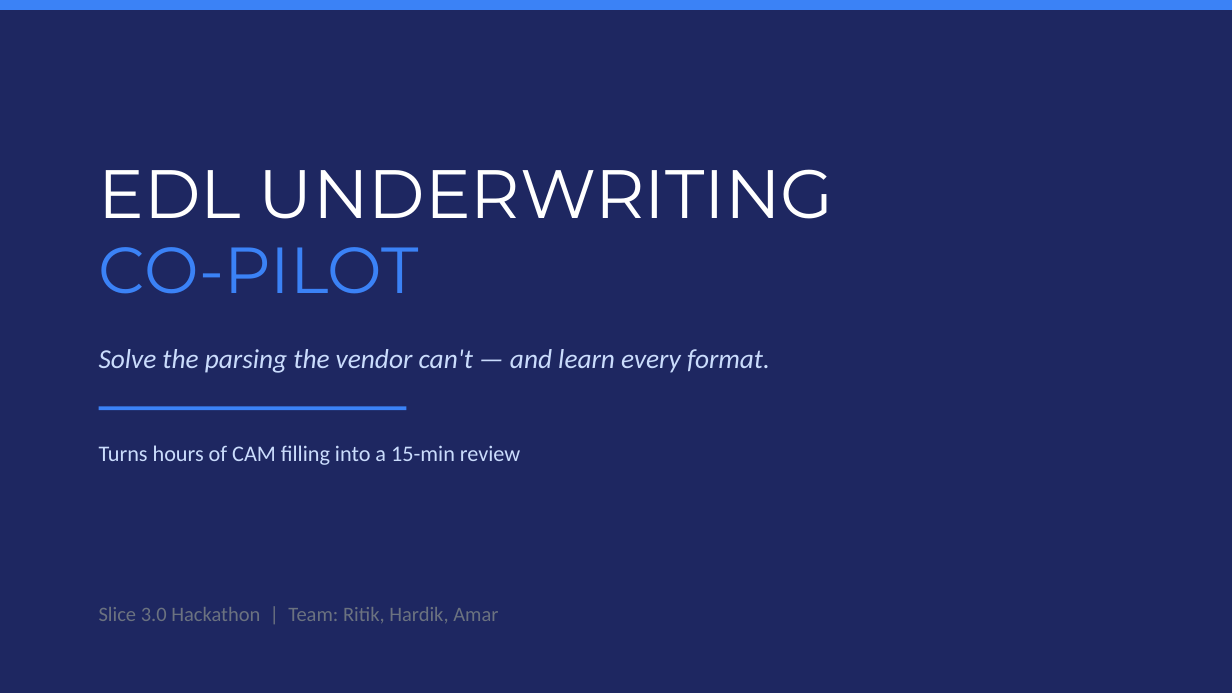
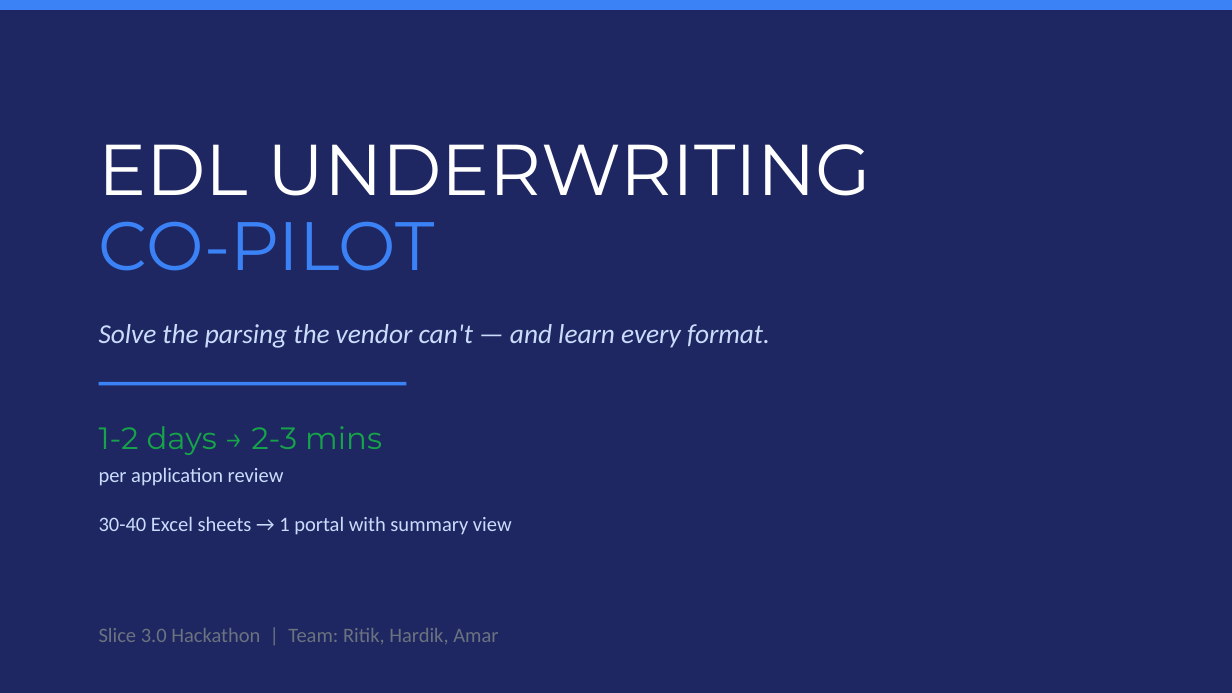
Before and after one commit to Ritik-slice/EDL-PORTAL, a slide deck: slide 1 of presentation/Slice3.0_EDL_Copilot.pptx. Drawn at 1232x693 pixels with LibreOffice and Linux fonts; fonts in the diff are those of the drawing. Boxes give left, top, right and bottom in pixels: in the first picture for what was removed or moved away, otherwise in the second. Text is boxed around its words. In the diff, an @@ line names an element or a change of style, - is before the commit and + after.

```diff
--- a/presentation/Slice3.0_EDL_Copilot.pptx
+++ b/presentation/Slice3.0_EDL_Copilot.pptx
@@ text "EDL UNDERWRITING" at (99,144,871,196): size 40 to 42 pt @@
@@ text "CO-PILOT" at (99,221,435,271): size 38 to 40 pt @@
@@ 3 texts, 1 rectangle: place and size @@
-3 texts, 1 rectangle at (99,169,834,410)
+3 texts, 1 rectangle at (99,144,871,386)
@@ text at (99,426,382,455): text changed; size 13 to 18 pt; font Calibri to Montserrat; text colour #CADCFC to #16A34A @@
-Turns hours of CAM filling into a 15-min review
+1-2 days → 2-3 mins
@@ text added at (99,467,284,486), 12 pt, text #CADCFC @@
+per application review
@@ text added at (99,516,512,535), 12 pt, text #CADCFC @@
+30-40 Excel sheets → 1 portal with summary view
@@ text "Slice 3.0 Hackathon | Team: ...": place and size @@
-text "Slice 3.0 Hackathon | Team: ..." at (99,607,498,623)
+text "Slice 3.0 Hackathon | Team: ..." at (99,628,498,644)
```
Also in this commit, not shown: 4 other slides changed, 10 slides added, 10 slides removed, 1 other file.
